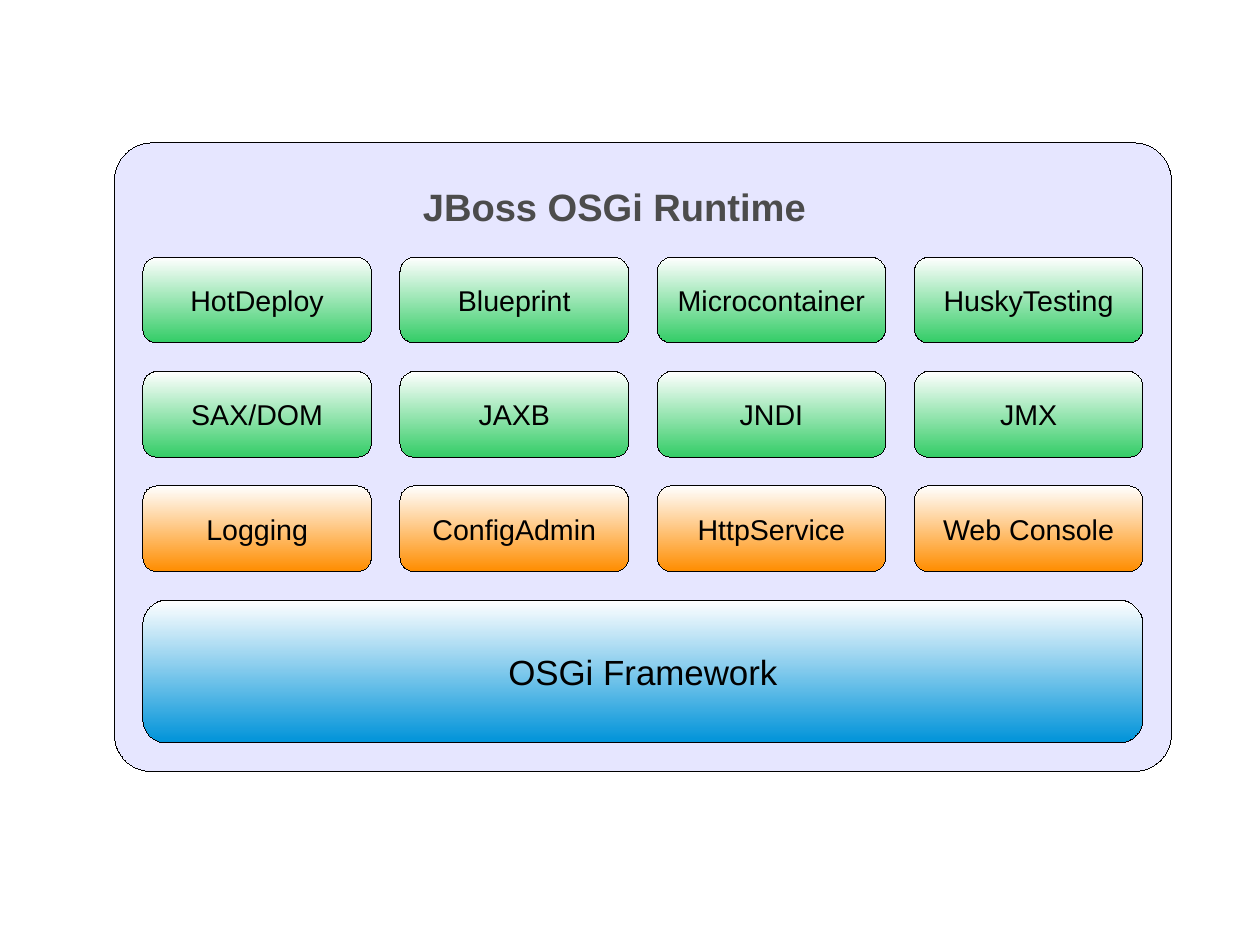
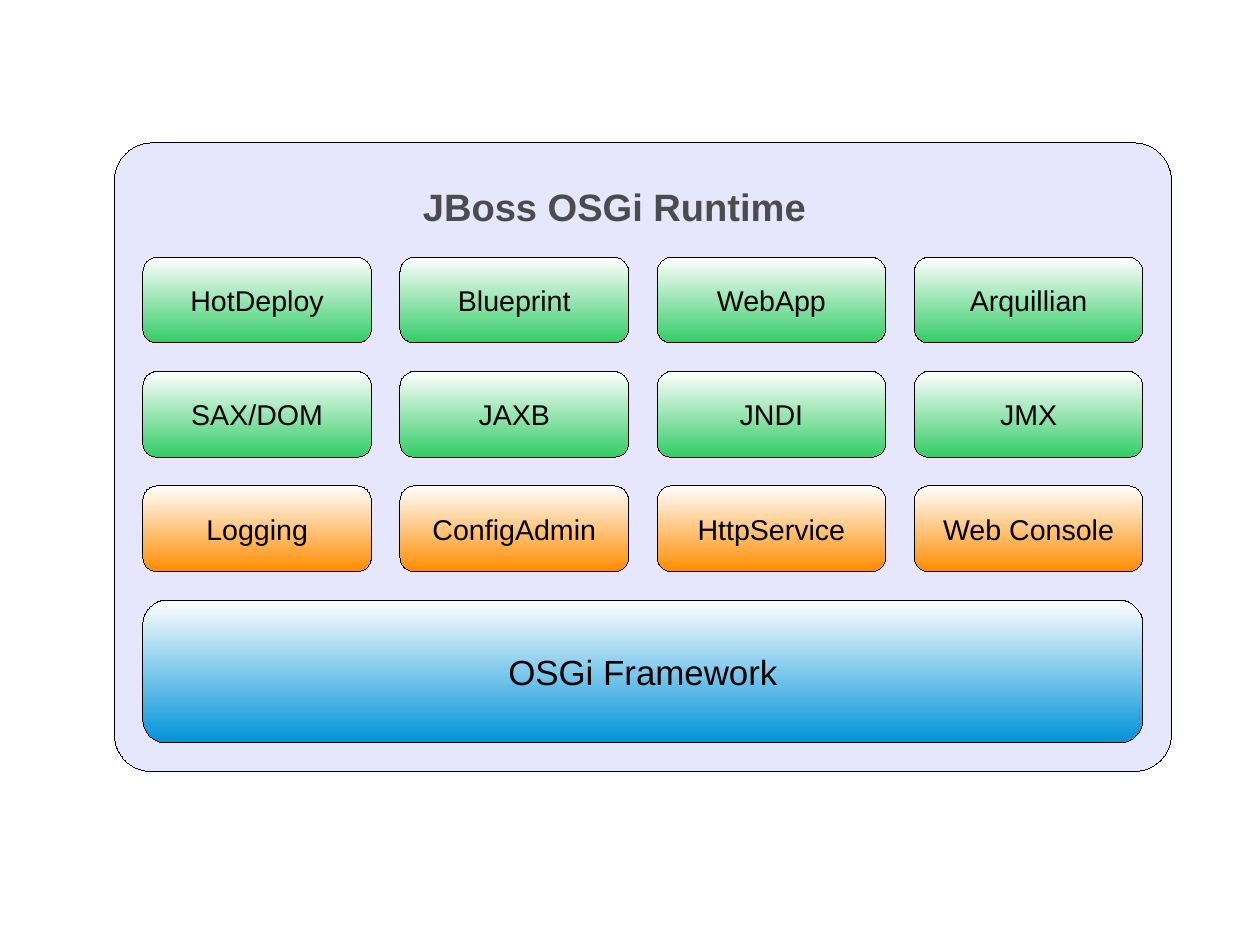
Before and after one commit to darranl/jbosgi, a slide deck: slide 2 of distribution/docbook/src/main/graphics/jbossosgi-runtime.odp. Drawn at 1260x945 pixels with LibreOffice and Linux fonts; fonts in the diff are those of the drawing. Boxes give left, top, right and bottom in pixels: in the first picture for what was removed or moved away, otherwise in the second. Text is boxed around its words. In the diff, an @@ line names an element or a change of style, - is before the commit and + after.

```diff
--- a/distribution/docbook/src/main/graphics/jbossosgi-runtime.odp
+++ b/distribution/docbook/src/main/graphics/jbossosgi-runtime.odp
@@ text in rounded rectangle at <box>717,289,826,317</box>: text changed @@
-Microcontainer
+WebApp
@@ text in rounded rectangle at <box>970,289,1087,317</box>: text changed @@
-HuskyTesting
+Arquillian
```
Also in this commit, not shown: 1 other slide changed, 3 other files.
